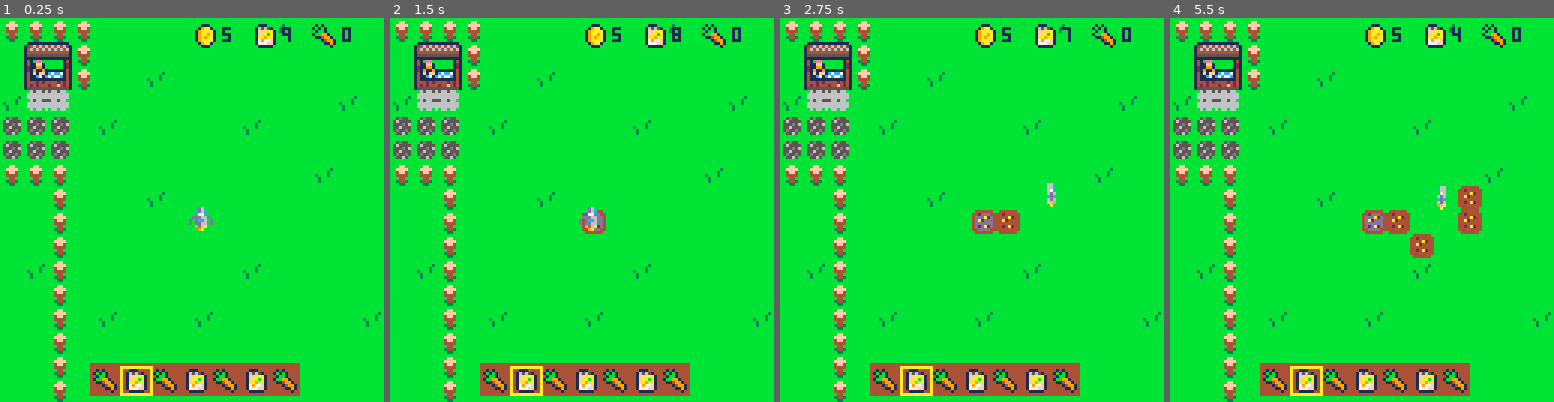
Above: before the commit, frames 1-4 (left to right).
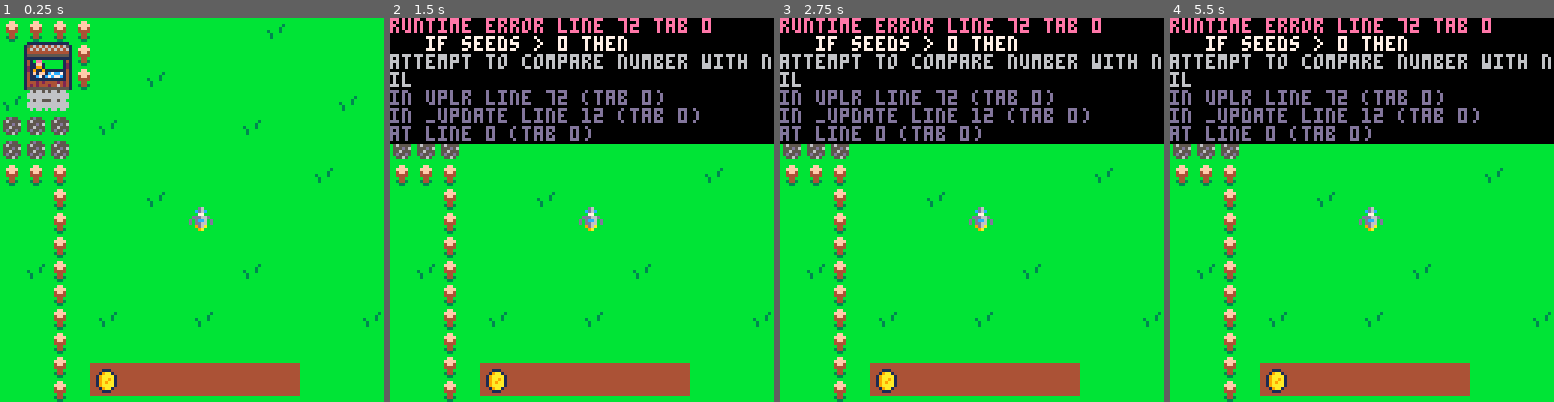
Above: after the commit, the same moments.

Repository: whykay/spacecat-farming
Game: PICO-8 cartridge farm.p8
Two runs of this game, one before a commit and one after it. Both use one fixed random seed, a clock stepped at 60 frames per second and the inputs below.
Inputs:
- Up to frame 1 (0.25 s): no input
- Up to frame 2 (1.5 s): tap X (X key) at 0.33, 1.07 s; tap O (Z key) at 0.7 s
- Up to frame 3 (2.75 s): hold Right 1.6-2.1 s; tap O (Z key) at 1.7, 2.1, 2.5 s; tap X (X key) at 1.85 s; hold Up 2.15-2.42 s; hold Right from 2.47 s (still down)
- Up to frame 4 (5.5 s): tap O (Z key) every 0.4 s from 2.9 to 5.3 s; tap X (X key) at 2.97, 4.08, 5.2 s; release Right at 3.03 s; hold Left 3.08-3.58 s; hold Down 3.63-3.97 s; hold Right 4.02-4.68 s; hold Up 4.73-5.03 s; hold Left from 5.08 s (still down)

The runs differ from the first frame. In frame 1, 2.9% of the frame differs, in the area x 24-92%, y 1-99%; in frame 2, 35%; in frame 3, 36%; in frame 4, 37%, in the area x 0-100%, y 0-99%.
Error after the commit: runtime error line 72 tab 0; if seeds > 0 then; attempt to compare number with nil

Commit message:
farm tut10 - redo hotbar Set up inventory table and read this table to set up items in hotbard

Diff:
--- a/farm.p8
+++ b/farm.p8
@@ -173,10 +173,15 @@
 --inventory--
 
 function iinv()
+	--coins = 5
+	--seeds = 9
+	--carrots = 0
 	inv = {}
-	coins = 5
-	seeds = 9
-	carrots = 0
+	add(inv, {
+		name = "gold",
+		amt = 10,
+		sp = 17
+	})
 end
 
 function uinv()
@@ -185,26 +190,24 @@
 
 function dinv()
 	--coin
-	spr(17, 64, 2)
-	print(coins, 74 , 3, 1)
+	--spr(17, 64, 2)
+	--print(coins, 74 , 3, 1)
 
 	--seeds inventory
-	spr(19, 84, 2)
-	print(seeds, 94, 3, 1)
+	--spr(19, 84, 2)
+	--print(seeds, 94, 3, 1)
 
 	--carrots
-	spr(18, 104, 2)
-	print(carrots, 114, 3, 1)
+	--spr(18, 104, 2)
+	--print(carrots, 114, 3, 1)
 
 	rectfill(30, 115, 99, 125, 4)
-	spr(18, 31, 117) --carrot
-	spr(19, 41, 117)	--seed
-	spr(18, 51, 117) --carrot
-	spr(19, 61, 117)	--seed
-	spr(18, 71, 117) --carrot
-	spr(19, 81, 117)	--seed
-	spr(18, 91, 117) --carrot
-	rect(40, 116, 50, 125, 10)
+	--rect(40, 116, 50, 125, 10)
+
+	--go thro inventory
+	for i=1, #inv do
+		spr(inv[1].sp, 22+9*i, 117)
+	end
 end
 
 function harvest()
